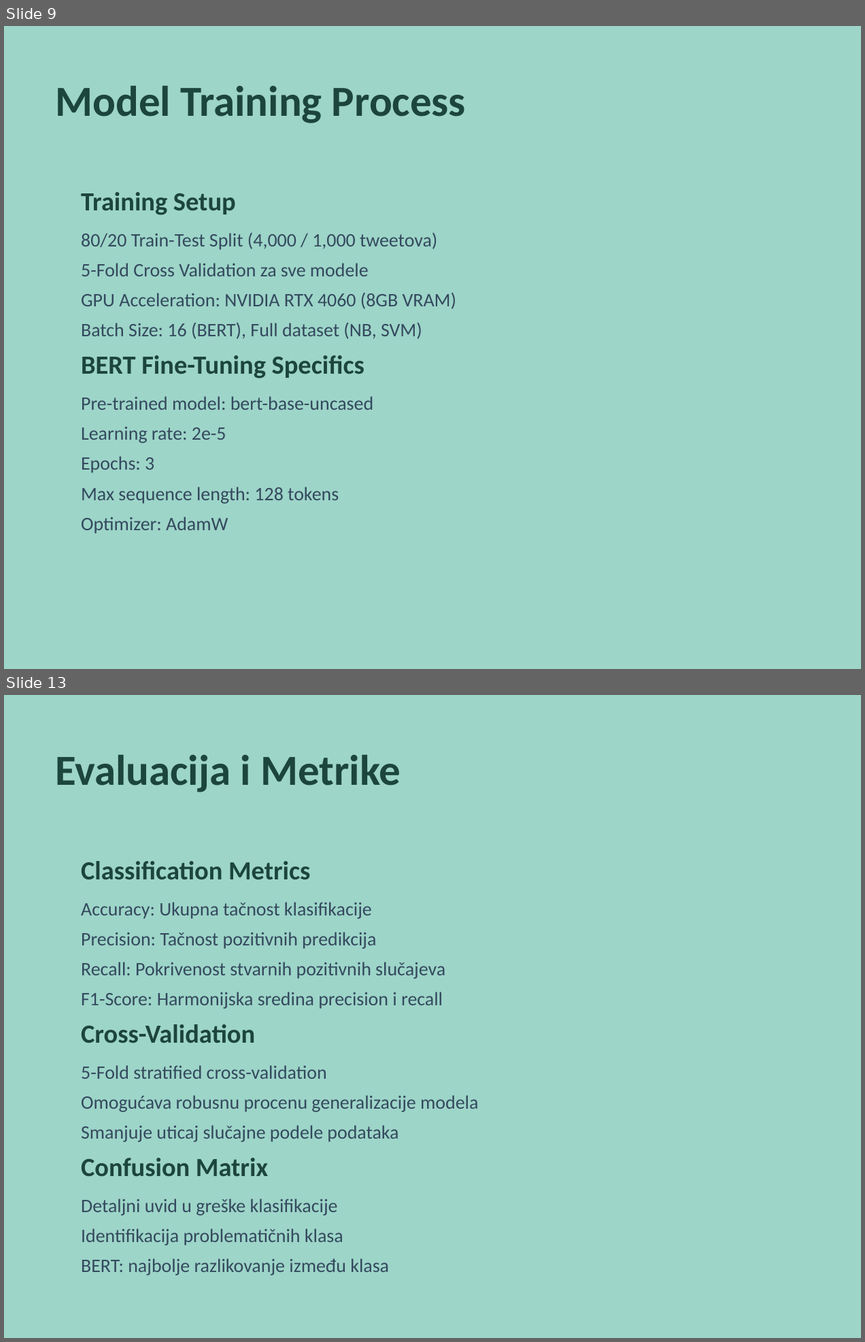
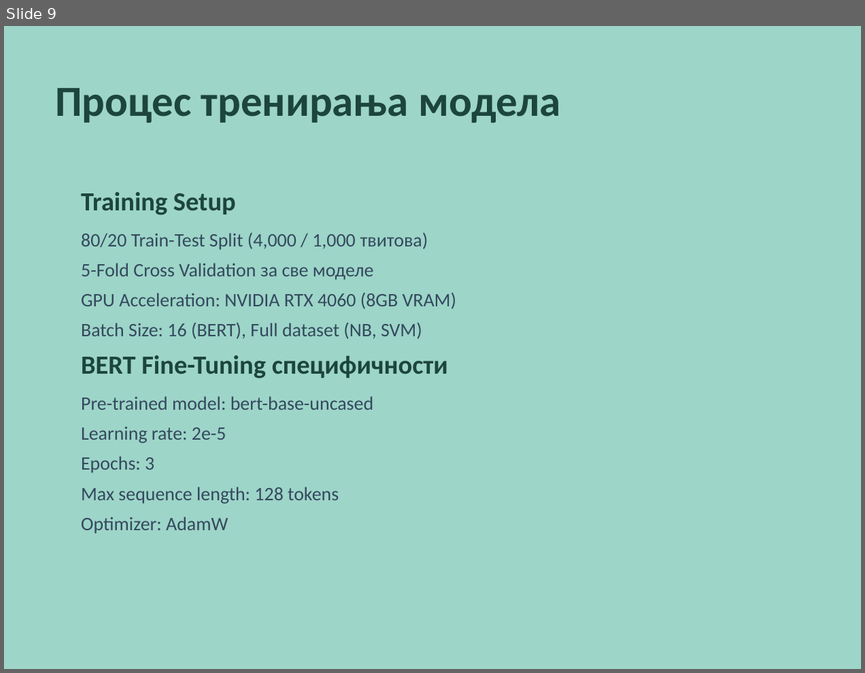
Before and after one commit to borisletic/diplomski, a slide deck: Prezentacija_Diplomski_Boris_Letic_RA_207_2021.pptx. Shown one above the other, each under a label of ours: slides 9 and 13 before the commit, slide 9 after it; the slides between them are not shown. The pictures are 865x1342 and 865x673 pixels, drawn with LibreOffice and Linux fonts; fonts in the diff are those of the drawing. Boxes give left, top, right and bottom in pixels: in the first picture for what was removed or moved away, otherwise in the second. Text is boxed around its words. In the diff, an @@ line names an element or a change of style, - is before the commit and + after.

```diff
--- a/Prezentacija_Diplomski_Boris_Letic_RA_207_2021.pptx
+++ b/Prezentacija_Diplomski_Boris_Letic_RA_207_2021.pptx
@@ slide 13 removed at box(4, 695, 861, 1338), background #FFFFFF @@
@@ rectangle removed at box(4, 695, 861, 1338) @@
@@ text removed at box(55, 755, 400, 792) @@
-Evaluacija i Metrike
@@ text removed at box(81, 861, 478, 1275) @@
-Classification Metrics
-Accuracy: Ukupna tačnost klasifikacije
-Precision: Tačnost pozitivnih predikcija
-Recall: Pokrivenost stvarnih pozitivnih slučajeva
-F1-Score: Harmonijska sredina precision i recall
-Cross-Validation
-5-Fold stratified cross-validation
-Omogućava robusnu procenu generalizacije modela
-Smanjuje uticaj slučajne podele podataka
-Confusion Matrix
-Detaljni uvid u greške klasifikacije
-Identifikacija problematičnih klasa
-BERT: najbolje razlikovanje između klasa
@@ slide 9 changed as well @@
@@ text at box(55, 88, 561, 123): text changed @@
-Model Training Process
+Процес тренирања модела
@@ text at box(81, 233, 428, 280): text changed @@
-80/20 Train-Test Split (4,000 / 1,000 tweetova)
-5-Fold Cross Validation za sve modele
+80/20 Train-Test Split (4,000 / 1,000 твитова)
+5-Fold Cross Validation за све моделе
@@ text at box(81, 355, 448, 378): text changed @@
-BERT Fine-Tuning Specifics
+BERT Fine-Tuning специфичности
```
Also in this commit, not shown: 7 other slides changed, 8 slides added, 7 other slides removed.
